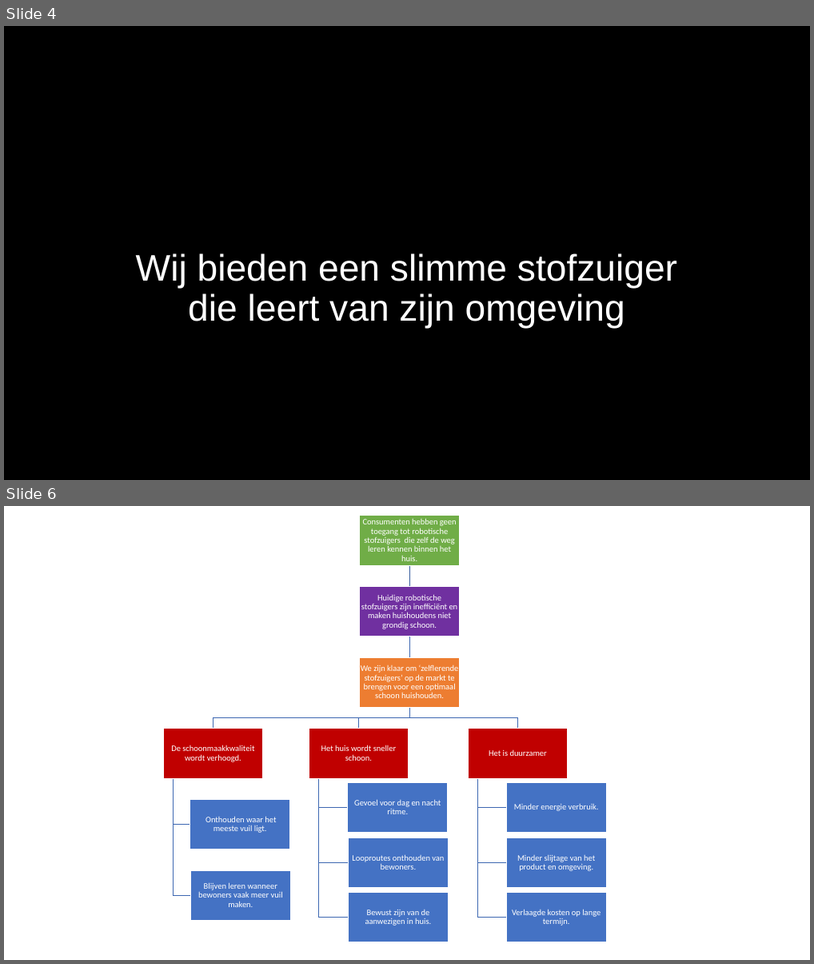
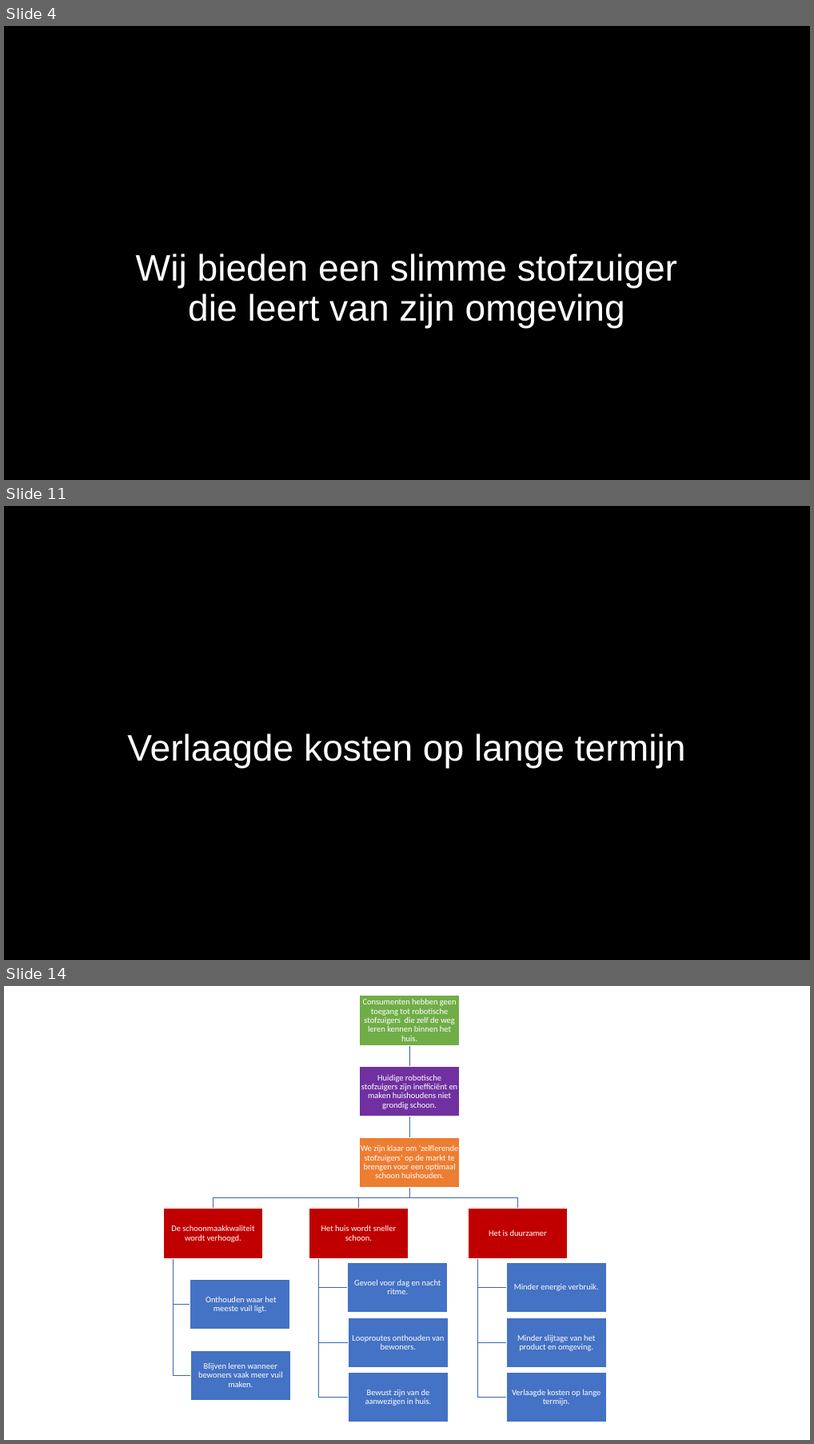
Before and after one commit to WouterNoordhof/NotS-P-Stofzuiger, a slide deck: docs/Presentaties/StoryboardPresentatie.pptx. Shown one above the other, each under a label of ours: slides 4 and 6 before the commit, slides 4, 11 and 14 after it; the slides between them are not shown. The pictures are 814x964 and 814x1444 pixels, drawn with LibreOffice and Linux fonts; fonts in the diff are those of the drawing; background and template pictures are left out. Boxes give left, top, right and bottom in pixels: in the first picture for what was removed or moved away, otherwise in the second. Text is boxed around its words. In the diff, an @@ line names an element or a change of style, - is before the commit and + after.

```diff
--- a/docs/Presentaties/StoryboardPresentatie.pptx
+++ b/docs/Presentaties/StoryboardPresentatie.pptx
@@ slide 11 added at [4,506,810,960], background picture (left out) @@
@@ title added at [127,733,686,768], 44 pt, text #FFFFFF @@
+Verlaagde kosten op lange termijn
@@ what was slide 6 is now slide 14 @@
```
Also in this commit, not shown: 1 slide changed, 8 other slides added, 1 slide removed.
